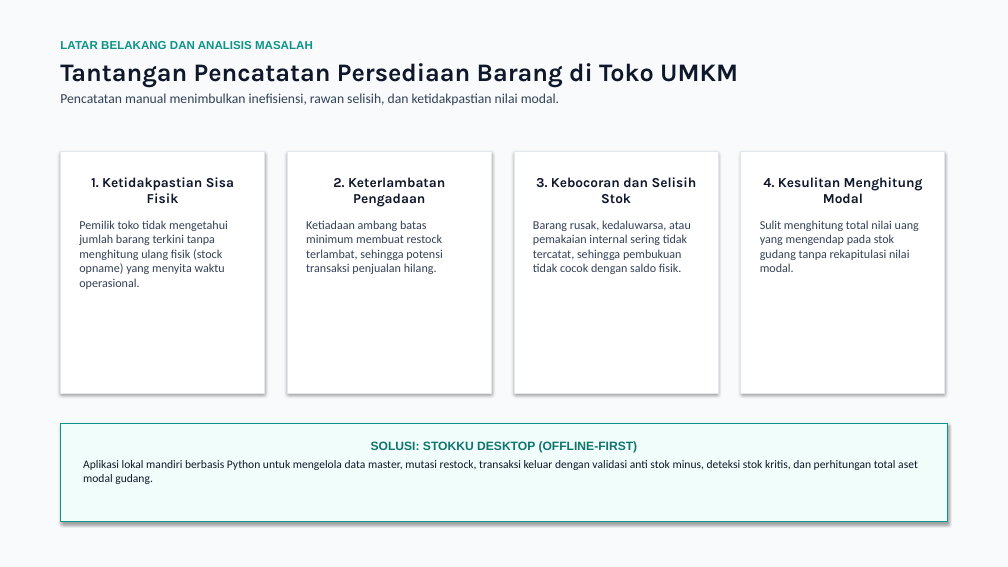
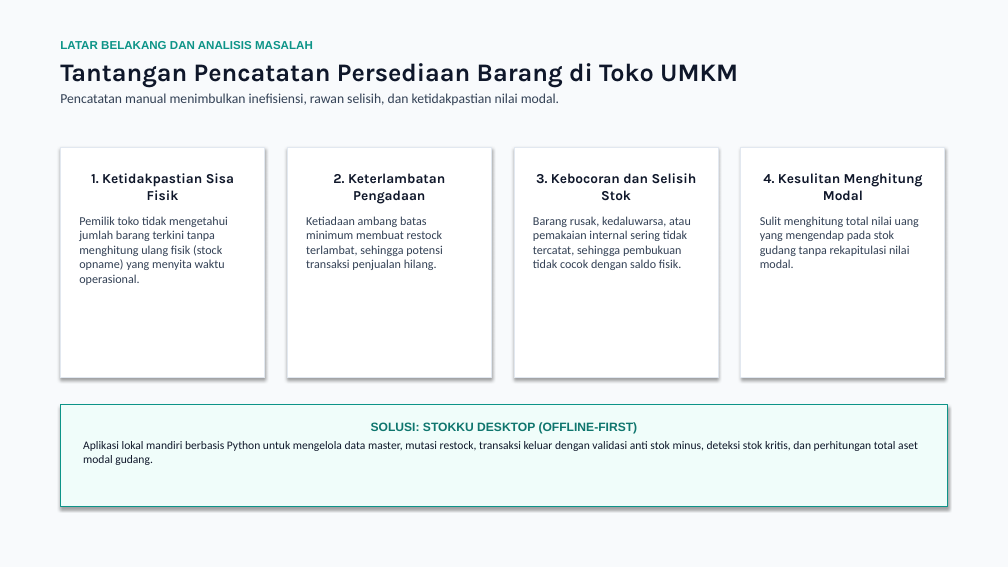
Before and after one commit to Curzyori/Stokku-Desktop, a slide deck: slide 3 of docs/presentasi/STOKKU_DESKTOP_PROGRES_P7.pptx. Drawn at 1008x567 pixels with LibreOffice and Linux fonts; fonts in the diff are those of the drawing. Boxes give left, top, right and bottom in pixels: in the first picture for what was removed or moved away, otherwise in the second. Text is boxed around its words. In the diff, an @@ line names an element or a change of style, - is before the commit and + after.

```diff
--- a/docs/presentasi/STOKKU_DESKTOP_PROGRES_P7.pptx
+++ b/docs/presentasi/STOKKU_DESKTOP_PROGRES_P7.pptx
@@ rectangle "1. Ketidakpastian Sisa Fisik": place and size @@
-rectangle "1. Ketidakpastian Sisa Fisik" at [60,151,265,393]
+rectangle "1. Ketidakpastian Sisa Fisik" at [60,147,265,378]
@@ rectangle "2. Keterlambatan Pengadaan": place and size @@
-rectangle "2. Keterlambatan Pengadaan" at [287,151,492,393]
+rectangle "2. Keterlambatan Pengadaan" at [287,147,492,378]
@@ rectangle "3. Kebocoran dan Selisih Stok": place and size @@
-rectangle "3. Kebocoran dan Selisih Stok" at [514,151,718,393]
+rectangle "3. Kebocoran dan Selisih Stok" at [514,147,718,378]
@@ rectangle "4. Kesulitan Menghitung Modal": place and size @@
-rectangle "4. Kesulitan Menghitung Modal" at [741,151,945,393]
+rectangle "4. Kesulitan Menghitung Modal" at [741,147,945,378]
@@ rectangle "SOLUSI: STOKKU DESKTOP (OFFLINE-FIRST)": place and size @@
-rectangle "SOLUSI: STOKKU DESKTOP (OFFLINE-FIRST)" at [60,423,948,522]
+rectangle "SOLUSI: STOKKU DESKTOP (OFFLINE-FIRST)" at [60,405,948,507]
```
Also in this commit, not shown: 6 other slides changed, 5 slides added, 1 slide removed, 34 other files.
